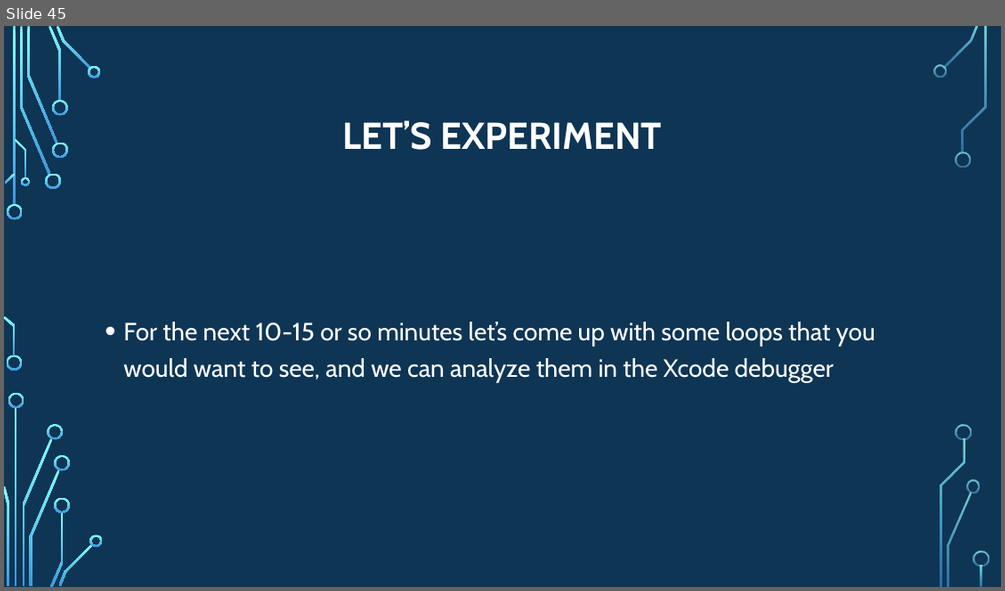
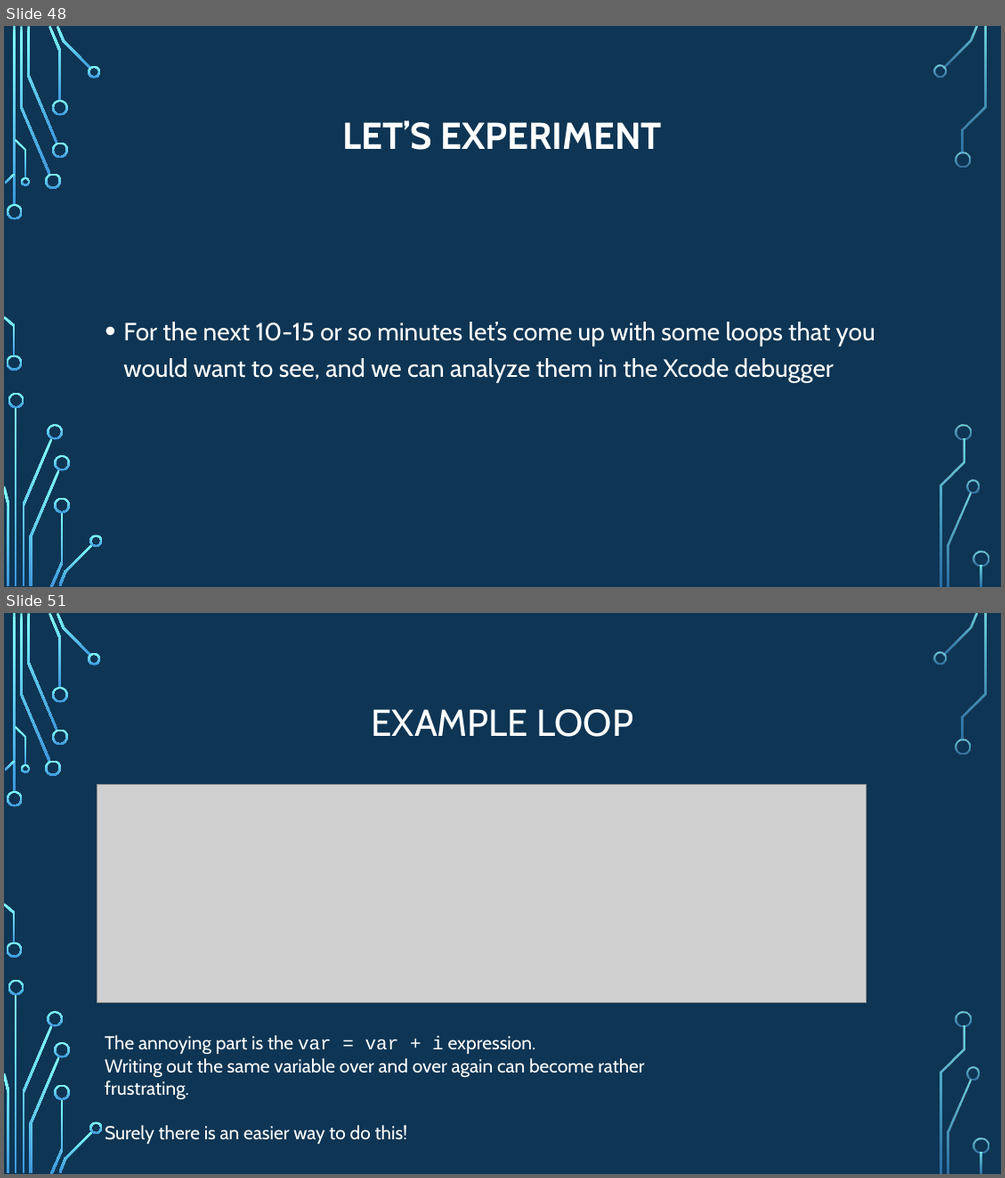
Before and after one commit to psypdt/ZIS_C-_Summer_Course_2019, a slide deck: Day_3/Day_3.pptx. Shown one above the other, each under a label of ours: slide 45 before the commit, slides 48 and 51 after it; the slides between them are not shown. The pictures are 1005x591 and 1005x1178 pixels, drawn with LibreOffice and Linux fonts; fonts in the diff are those of the drawing; grey boxes stand for pictures; background and template pictures are left out. Boxes give left, top, right and bottom in pixels: in the first picture for what was removed or moved away, otherwise in the second. Text is boxed around its words. In the diff, an @@ line names an element or a change of style, - is before the commit and + after.

```diff
--- a/Day_3/Day_3.pptx
+++ b/Day_3/Day_3.pptx
@@ slide 51 added at <box>4,613,1001,1174</box>, background picture (left out); not listed: 36 template elements that a slide beside it also shows @@
@@ title added at <box>372,709,634,737</box>, 36 pt, text #FFFFFF @@
+EXAMPLE LOOP
@@ picture added at <box>97,784,866,1002</box> @@
@@ text added at <box>105,1035,644,1143</box>, 18 pt, text #FFFFFF @@
+The annoying part is the var = var + i expression.
+Writing out the same variable over and over again can become rather frustrating.
+Surely there is an easier way to do this!
@@ what was slide 45 is now slide 48 @@
```
Also in this commit, not shown: 2 slides changed, 14 other slides added.
